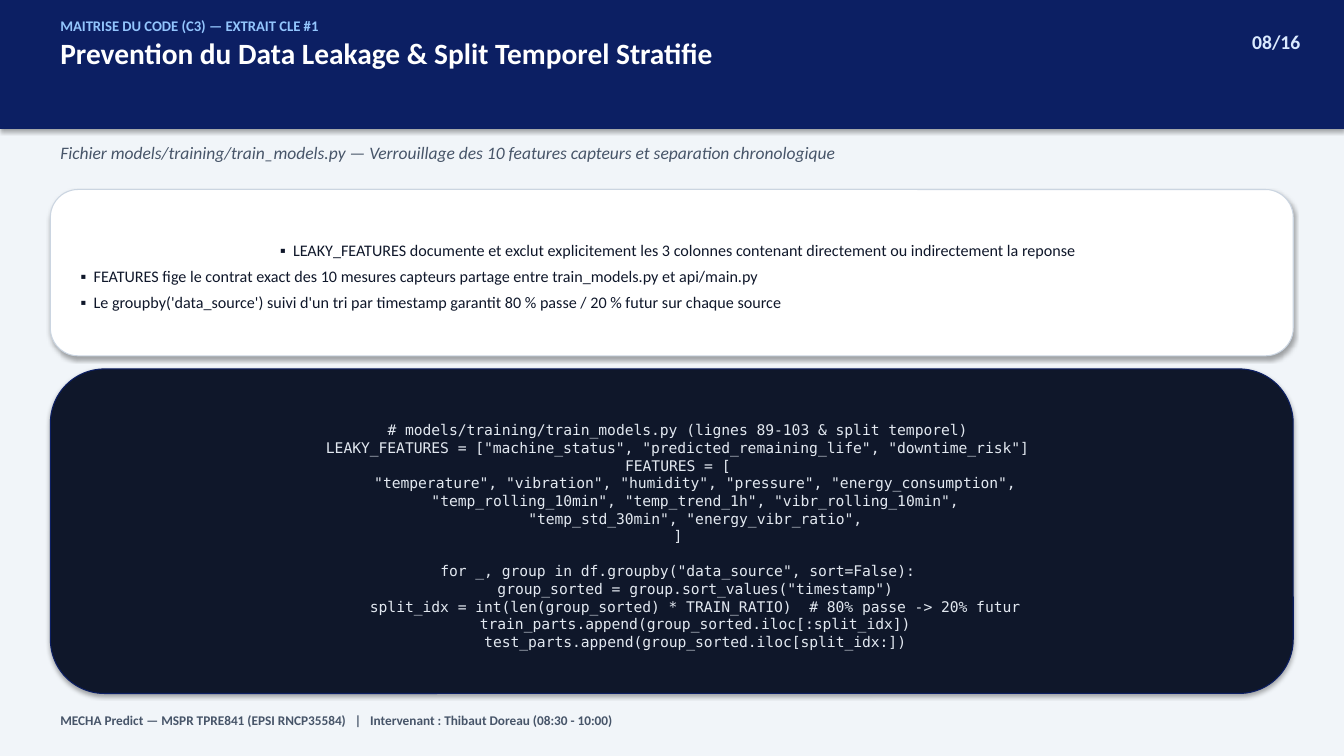
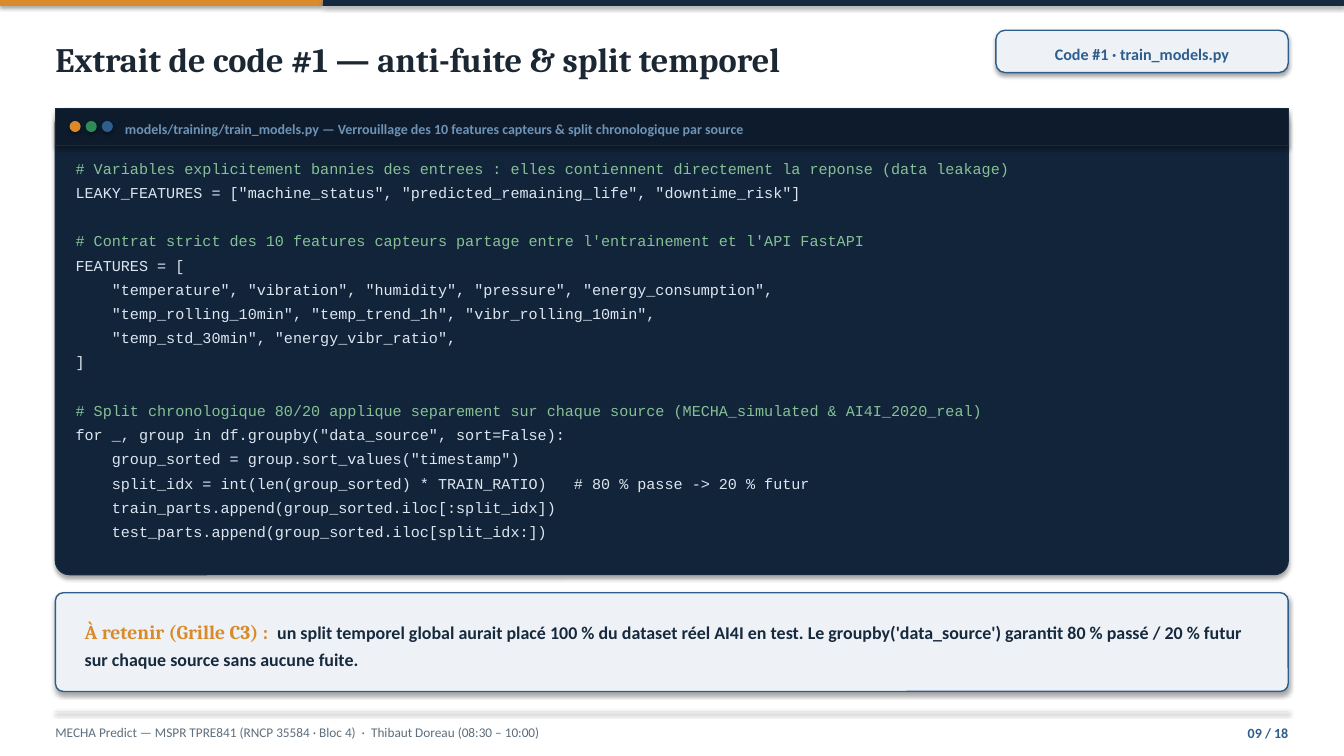
Before and after one commit to HASHT85/MSPR2-MECHA, a slide deck: slide 9 of livrables/03_Support_Soutenance/Support_Soutenance_MECHA_TPRE841.pptx (slide 8 before the commit). Drawn at 1344x756 pixels with LibreOffice and Linux fonts; fonts in the diff are those of the drawing. Boxes give left, top, right and bottom in pixels: in the first picture for what was removed or moved away, otherwise in the second. Text is boxed around its words. In the diff, an @@ line names an element or a change of style, - is before the commit and + after.

Commit message:
docs(soutenance): merge executive slide design with full project visuals and BPMN 2.0 flows

```diff
--- a/livrables/03_Support_Soutenance/Support_Soutenance_MECHA_TPRE841.pptx
+++ b/livrables/03_Support_Soutenance/Support_Soutenance_MECHA_TPRE841.pptx
@@ background #F1F5F9 to #FFFFFF @@
@@ rectangle added at [0,0,323,6], fill #D98A2B @@
@@ text removed at [60,20,712,69] @@
-MAITRISE DU CODE (C3) — EXTRAIT CLE #1
-Prevention du Data Leakage & Split Temporel Stratifie
@@ rectangle added at [323,0,1344,6], fill #16293D @@
@@ text added at [55,47,780,80], 24.5 pt, text #1B2733, bold @@
+Extrait de code #1 — anti-fuite & split temporel
@@ rounded rectangle added at [996,30,1289,73], fill #EEF2F6, outline #2E5E8C 1 pt @@
@@ text added at [1055,48,1229,63], 11.5 pt, text #2E5E8C, bold @@
+Code #1 · train_models.py
@@ text removed at [1252,35,1300,50] @@
-08/16
@@ rectangle: place and size @@
-rectangle at [0,0,1344,129]
+rectangle at [55,109,1289,145]
@@ rectangle at [55,109,1289,145]: fill #0C1F63 to #0D1B2C; outline none to #16293D 0.5 pt @@
@@ rounded rectangle added at [55,109,1289,575], fill #12243A, outline #16293D 1 pt @@
@@ text "models/training/train_models.py — Verrouillage des 10 ..." at [125,124,743,137]: vertical alignment top to middle @@
@@ ellipse added at [70,121,81,132], fill #D98A2B @@
@@ ellipse added at [86,121,97,132], fill #2E8B57 @@
@@ ellipse added at [102,121,113,132], fill #2E5E8C @@
@@ text at [125,124,743,137]: text changed; size 12.5 to 10 pt; text colour #475569 to #6E93B5; bold on; italic off @@
-Fichier models/training/train_models.py — Verrouillage des 10 features capteurs et separation chronologique
+models/training/train_models.py — Verrouillage des 10 features capteurs & split chronologique par source
@@ text "# Variables explicitement bannies des ...": place and size @@
-text "# Variables explicitement bannies des ..." at [50,369,1294,694]
+text "# Variables explicitement bannies des ..." at [76,163,1008,540]
@@ text "# Variables explicitement bannies des ..." at [76,163,1008,540]: vertical alignment middle to top; fill #0F172A to none; outline #0C1F63 0.75 pt to none; shadow off @@
@@ text at [76,163,1008,540]: text changed; size 10.5 to 10.8 pt; font DejaVu Sans Mono to Courier New; text colour #E2E8F0 to #DCE6F0 @@
-# models/training/train_models.py (lignes 89-103 & split temporel)
-LEAKY_FEATURES = ["machine_status", "predicted_remaining_life", "downtime_risk"]
-FEATURES = [
-"temperature", "vibration", "humidity", "pressure", "energy_consumption",
-"temp_rolling_10min", "temp_trend_1h", "vibr_rolling_10min",
-"temp_std_30min", "energy_vibr_ratio",
-]
-for _, group in df.groupby("data_source", sort=False):
-group_sorted = group.sort_values("timestamp")
-split_idx = int(len(group_sorted) * TRAIN_RATIO) # 80% passe -> 20% futur
-train_parts.append(group_sorted.iloc[:split_idx])
-test_parts.append(group_sorted.iloc[split_idx:])
+# Variables explicitement bannies des entrees : elles contiennent directement la reponse (data leakage)
+LEAKY_FEATURES = ["machine_status", "predicted_remaining_life", "downtime_risk"]
+# Contrat strict des 10 features capteurs partage entre l'entrainement et l'API FastAPI
+FEATURES = [
+"temperature", "vibration", "humidity", "pressure", "energy_consumption",
+"temp_rolling_10min", "temp_trend_1h", "vibr_rolling_10min",
+"temp_std_30min", "energy_vibr_ratio",
+]
+# Split chronologique 80/20 applique separement sur chaque source (MECHA_simulated & AI4I_2020_real)
+for _, group in df.groupby("data_source", sort=False):
+group_sorted = group.sort_values("timestamp")
+split_idx = int(len(group_sorted) * TRAIN_RATIO) # 80 % passe -> 20 % futur
+train_parts.append(group_sorted.iloc[:split_idx])
+test_parts.append(group_sorted.iloc[split_idx:])
@@ rounded rectangle removed at [50,190,1294,356] @@
-▪ LEAKY_FEATURES documente et exclut explicitement les 3 colonnes contenant directement ou indirectement la reponse
-▪ FEATURES fige le contrat exact des 10 mesures capteurs partage entre train_models.py et api/main.py
-▪ Le groupby('data_source') suivi d'un tri par timestamp garantit 80 % passe / 20 % futur sur chaque source
@@ rounded rectangle added at [55,593,1289,692], fill #EEF2F6, outline #2E5E8C 1 pt @@
@@ text added at [85,621,1242,669], 12.8 pt, text #16293D, bold @@
+À retenir (Grille C3) : un split temporel global aurait placé 100 % du dataset réel AI4I en test. Le groupby('data_source') garantit 80 % passé / 20 % futur sur chaque source sans aucune fuite.
@@ text "MECHA Predict — MSPR TPRE841 ..." at [55,727,539,739]: vertical alignment top to middle @@
@@ line added from (55, 712) to (1289, 712), #E1E9F0 0.75 pt @@
@@ text at [55,727,539,739]: text changed; text colour #475569 to #5E6E7C; bold off @@
-MECHA Predict — MSPR TPRE841 (EPSI RNCP35584) | Intervenant : Thibaut Doreau (08:30 - 10:00)
+MECHA Predict — MSPR TPRE841 (RNCP 35584 · Bloc 4) · Thibaut Doreau (08:30 – 10:00)
@@ text added at [1248,728,1288,738], 10 pt, text #2E5E8C, bold @@
+09 / 18
```
Also in this commit, not shown: 1 other slide changed, 16 slides added, 14 slides removed, 3 other files.
